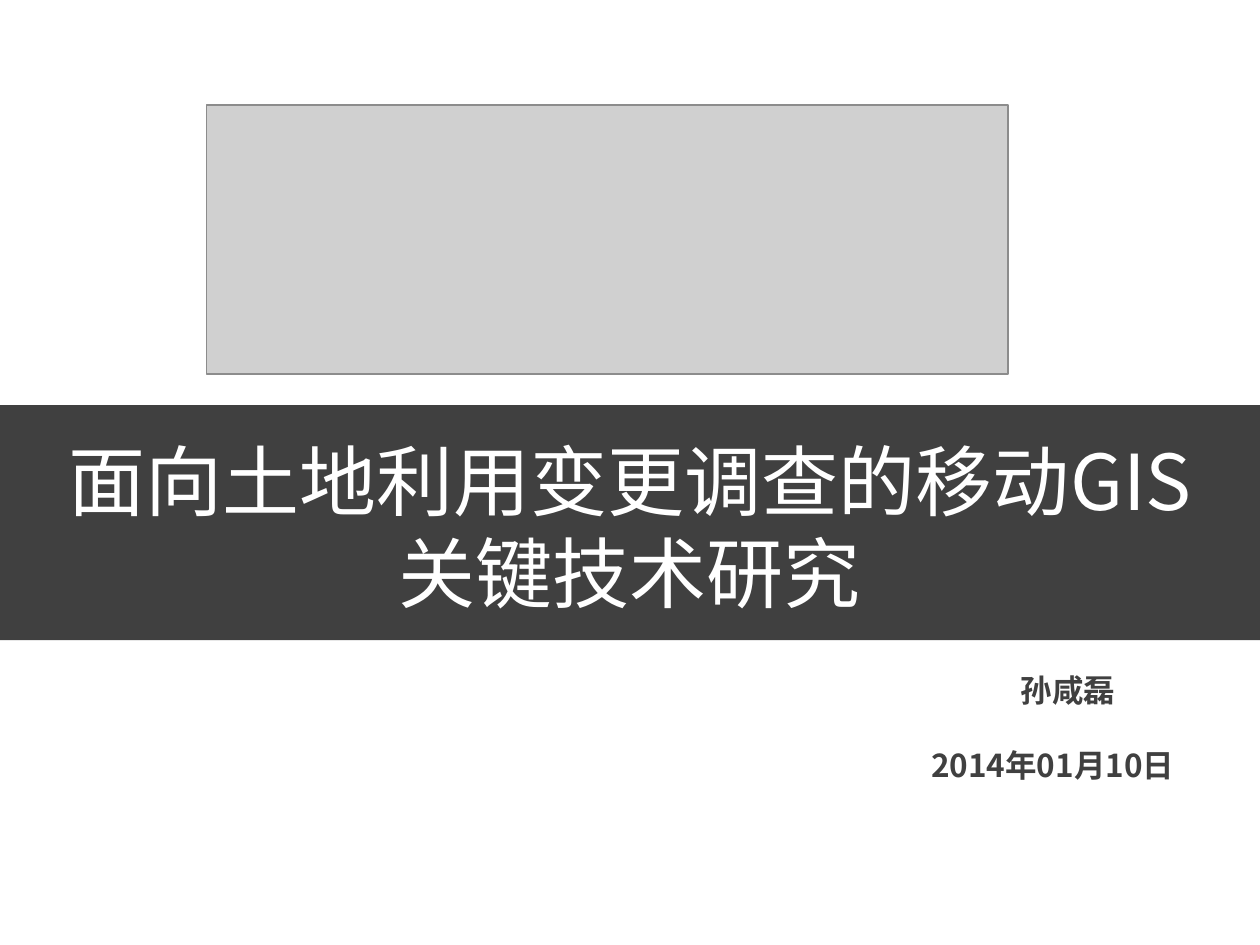
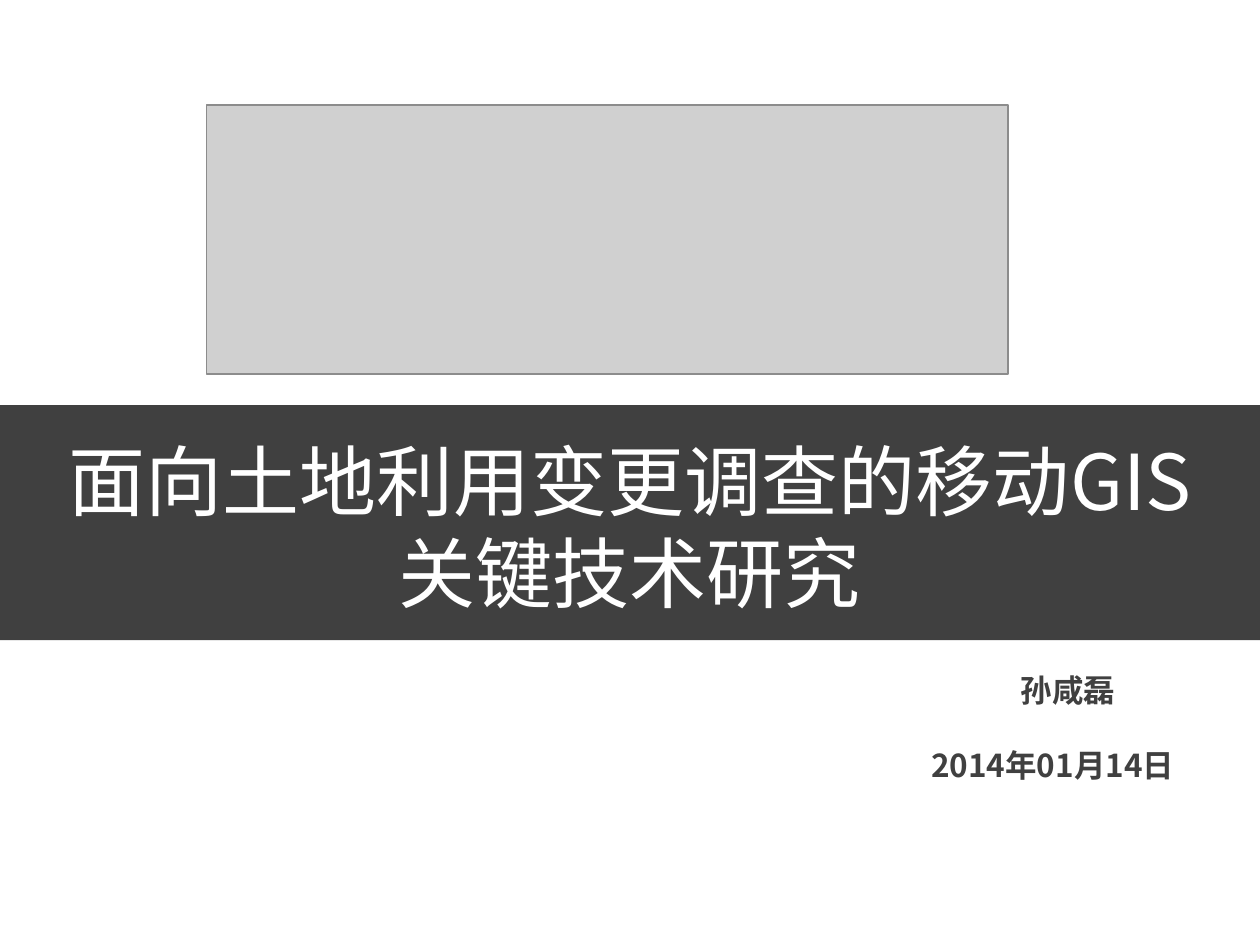
Before and after one commit to sunxianlei/MyThesis, a slide deck: slide 1 of 汇报X.ppt. Drawn at 1260x945 pixels with LibreOffice and Linux fonts; fonts in the diff are those of the drawing; grey boxes stand for pictures. Boxes give left, top, right and bottom in pixels: in the first picture for what was removed or moved away, otherwise in the second. Text is boxed around its words. In the diff, an @@ line names an element or a change of style, - is before the commit and + after.

```diff
--- a/汇报X.ppt
+++ b/汇报X.ppt
@@ text at box(931, 750, 1174, 780): text changed @@
-2014年01月10日
+2014年01月14日
```
Also in this commit, not shown: 3 other slides changed, 5 slides added.
